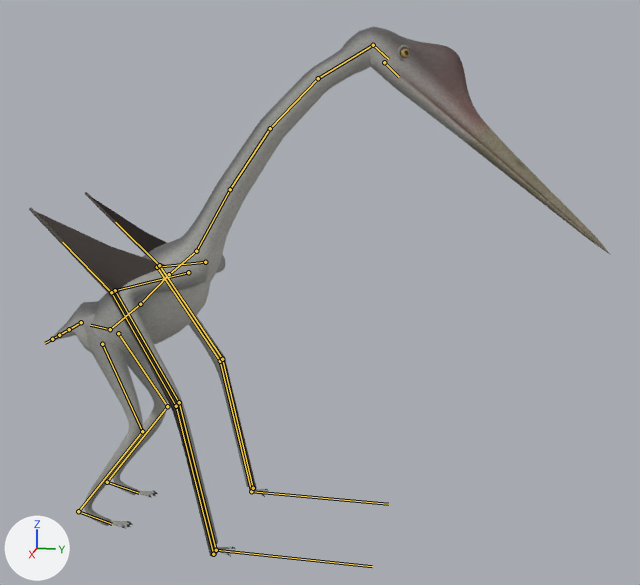
Renders of the glTF model assets/models/dinos/pterosaur.gltf from each side of a commit.
Both versions are drawn from a camera (50 mm lens) standing at (2.537, 1.188, 1.409) and looking at (-0.01, 0.679, 0.773). The lights are fixed; the arrows at lower left show +X, +Y and +Z. The first picture is the older version. The bones that change, and the others that lie on the model, are drawn over the model as lines.

Names of what the first picture shows: 'pterosaur_body', 'pterosaur_body_eye'.
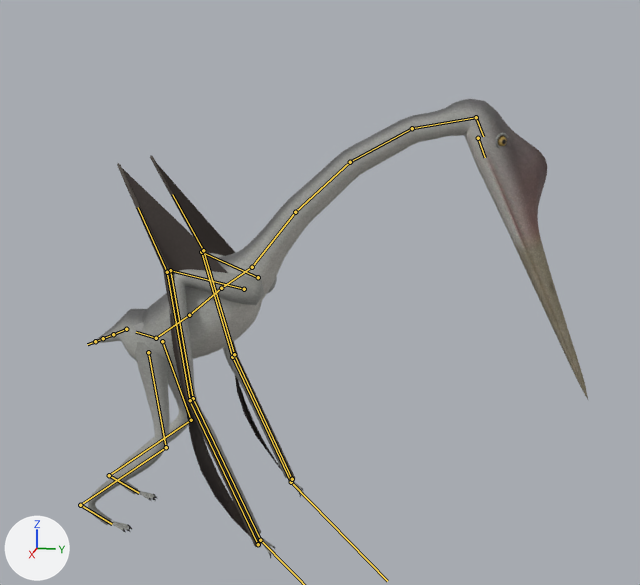
The newer file adds an action. The first version stands in its rest pose; the second is drawn at frame 20 of the action 'batter'.

Location of each change, [x1, y1, x2, y2] in pixels of the pictures (640 x 585 px):
'pterosaur_body', posed (14% narrower, 13% shorter)
    before: [29, 26, 611, 557]
    after: [88, 99, 588, 559]
'pterosaur_body_eye', posed (9% narrower)
    before: [400, 48, 410, 58]
    after: [498, 136, 507, 146]
bone 'Hips', root to tip
    before: (110, 329) to (90, 325)
    after: (156, 338) to (136, 332)
bone 'Neck1', root to tip
    before: (196, 251) to (230, 189)
    after: (252, 267) to (295, 212)
bone 'Neck2', root to tip
    before: (230, 189) to (270, 128)
    after: (295, 212) to (350, 162)
bone 'Neck3', root to tip
    before: (270, 128) to (318, 78)
    after: (350, 162) to (412, 128)
bone 'Neck4', root to tip
    before: (318, 78) to (373, 45)
    after: (412, 128) to (476, 117)
bone 'Head', root to tip
    before: (373, 45) to (388, 59)
    after: (476, 117) to (483, 136)
bone 'UpperArm.L', root to tip
    before: (205, 262) to (157, 267)
    after: (258, 277) to (201, 252)
bone 'Forearm.L', root to tip
    before: (157, 267) to (220, 361)
    after: (201, 252) to (232, 357)
bone 'Hand.L', root to tip
    before: (220, 361) to (251, 491)
    after: (232, 357) to (291, 482)
bone 'Fingers.L', root to tip
    before: (251, 491) to (388, 504)
    after: (291, 482) to (387, 581)
bone 'UpperArm.R', root to tip
    before: (188, 272) to (115, 290)
    after: (244, 289) to (170, 270)
bone 'Forearm.R', root to tip
    before: (115, 290) to (179, 402)
    after: (170, 270) to (193, 398)
bone 'Hand.R', root to tip
    before: (179, 402) to (216, 550)
    after: (193, 398) to (260, 540)
bone 'Thigh.L', root to tip
    before: (118, 333) to (167, 406)
    after: (162, 341) to (191, 420)
bone 'Foot.L', root to tip
    before: (107, 482) to (139, 493)
    after: (109, 475) to (139, 493)
bone 'Thigh.R', root to tip
    before: (102, 344) to (142, 431)
    after: (148, 352) to (166, 447)
bone 'Foot.R', root to tip
    before: (78, 511) to (112, 524)
    after: (80, 505) to (112, 524)

What the commit changed:
Bone 'Hips' (bone_hips) moves from (0.0, 0.0, 0.0) to (0.0, -0.155, 0.008).
Bone 'Hips' (bone_hips) turns from (0, 0, 0) to (4, 0, 0) degrees about its own x, y and z.
Bone 'Neck1' (bone_neck1) turns from (0, 0, 0) to (-4, 0, 0) degrees about its own x, y and z.
Bone 'Neck2' (bone_neck2) turns from (0, 0, 0) to (-4, 0, 0) degrees about its own x, y and z.
Bone 'Neck3' (bone_neck3) turns from (0, 0, 0) to (-4, 0, 0) degrees about its own x, y and z.
Bone 'Neck4' (bone_neck4) turns from (0, 0, 0) to (-4, 0, 0) degrees about its own x, y and z.
Bone 'Head' (bone_head) turns from (0, 0, 0) to (-6, 0, 0) degrees about its own x, y and z.
Bone 'UpperArm.L' (bone_upperarm_l) turns from (0, 0, 0) to (-16, 3, 18) degrees about its own x, y and z.
Bone 'Forearm.L' (bone_forearm_l) turns from (0, 0, 0) to (8, 0, -6) degrees about its own x, y and z.
Bone 'Hand.L' (bone_hand_l) turns from (0, 0, 0) to (31, 1, -4) degrees about its own x, y and z.
Bone 'Fingers.L' (bone_fingers_l) turns from (0, 0, 0) to (-57, -1, -1) degrees about its own x, y and z.
Bone 'UpperArm.R' (bone_upperarm_r) turns from (0, 0, 0) to (-16, -3, -17) degrees about its own x, y and z.
Bone 'Forearm.R' (bone_forearm_r) turns from (0, 0, 0) to (7, 0, 6) degrees about its own x, y and z.
Bone 'Hand.R' (bone_hand_r) turns from (0, 0, 0) to (31, -1, 5) degrees about its own x, y and z.
Bone 'Fingers.R' (bone_fingers_r) turns from (0, 0, 0) to (-57, 1, 1) degrees about its own x, y and z.
Bone 'Thigh.L' (bone_thigh_l) turns from (0, 0, 0) to (-10, 0, 1) degrees about its own x, y and z.
Bone 'Foot.L' (bone_foot_l) turns from (0, 0, 0) to (2, 0, -2) degrees about its own x, y and z.
Bone 'Thigh.R' (bone_thigh_r) turns from (0, 0, 0) to (-11, 0, 0) degrees about its own x, y and z.
Bone 'Foot.R' (bone_foot_r) turns from (0, 0, 0) to (2, 0, 2) degrees about its own x, y and z.
